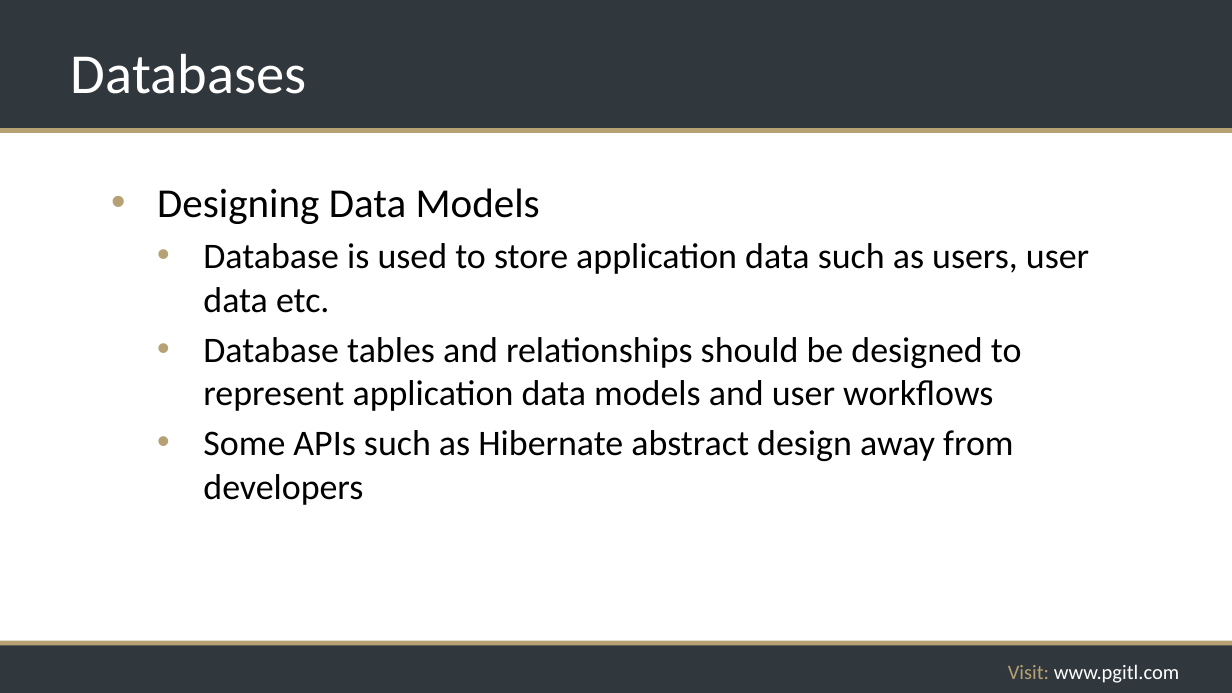
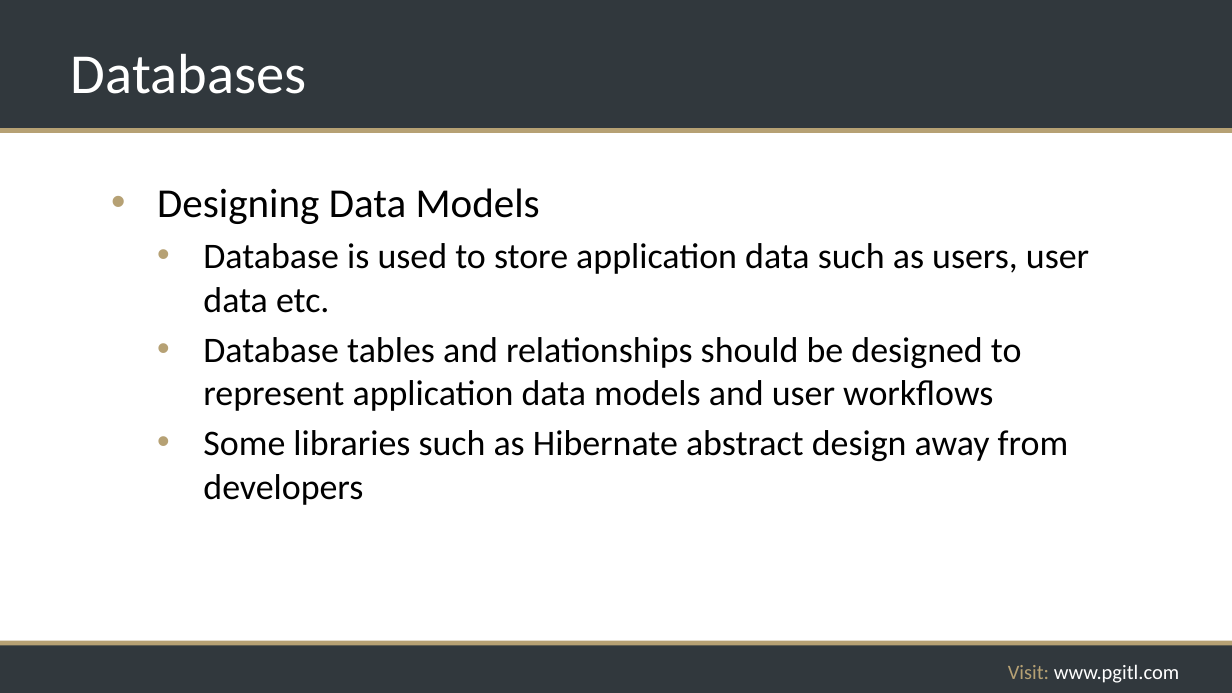
Before and after one commit to rikkouri/project-a, a slide deck: slide 192 of Programming Foundations.pptx. Drawn at 1232x693 pixels with LibreOffice and Linux fonts; fonts in the diff are those of the drawing; background and template pictures are left out. Boxes give left, top, right and bottom in pixels: in the first picture for what was removed or moved away, otherwise in the second. Text is boxed around its words. In the diff, an @@ line names an element or a change of style, - is before the commit and + after.

```diff
--- a/Programming Foundations.pptx
+++ b/Programming Foundations.pptx
@@ text at box(203, 430, 1068, 505): text changed @@
-  • Some APIs such as Hibernate abstract design away from developers
+  • Some libraries such as Hibernate abstract design away from developers
```
Also in this commit, not shown: 1 other slide changed.
